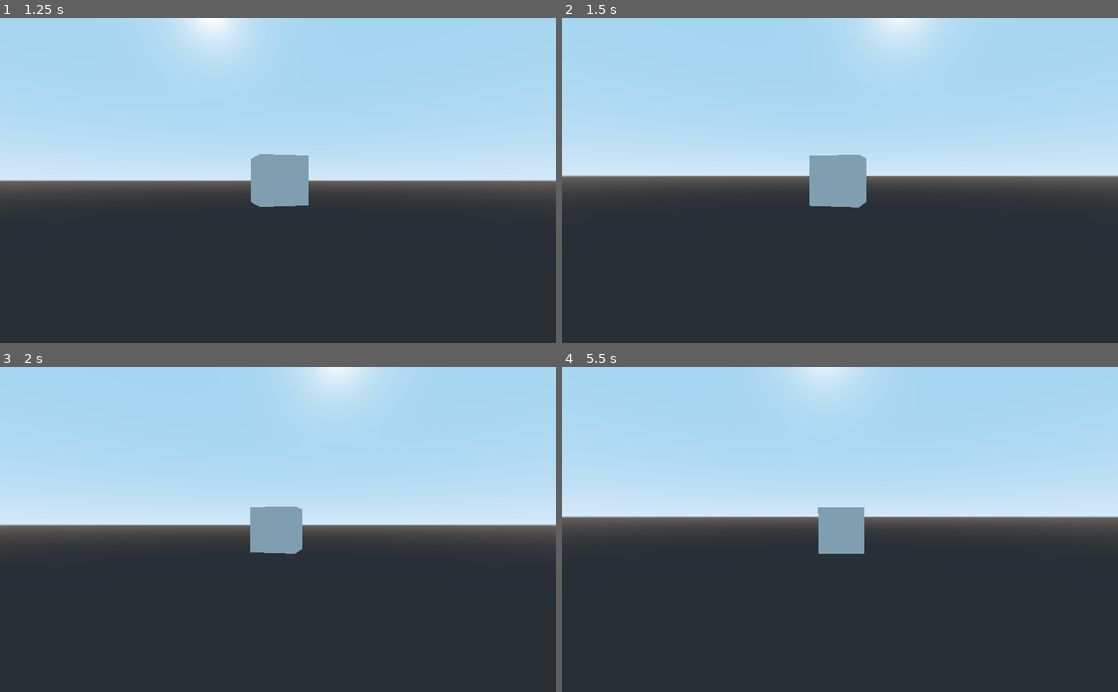
Above: before the commit, frames 1-4 (two rows, left to right).
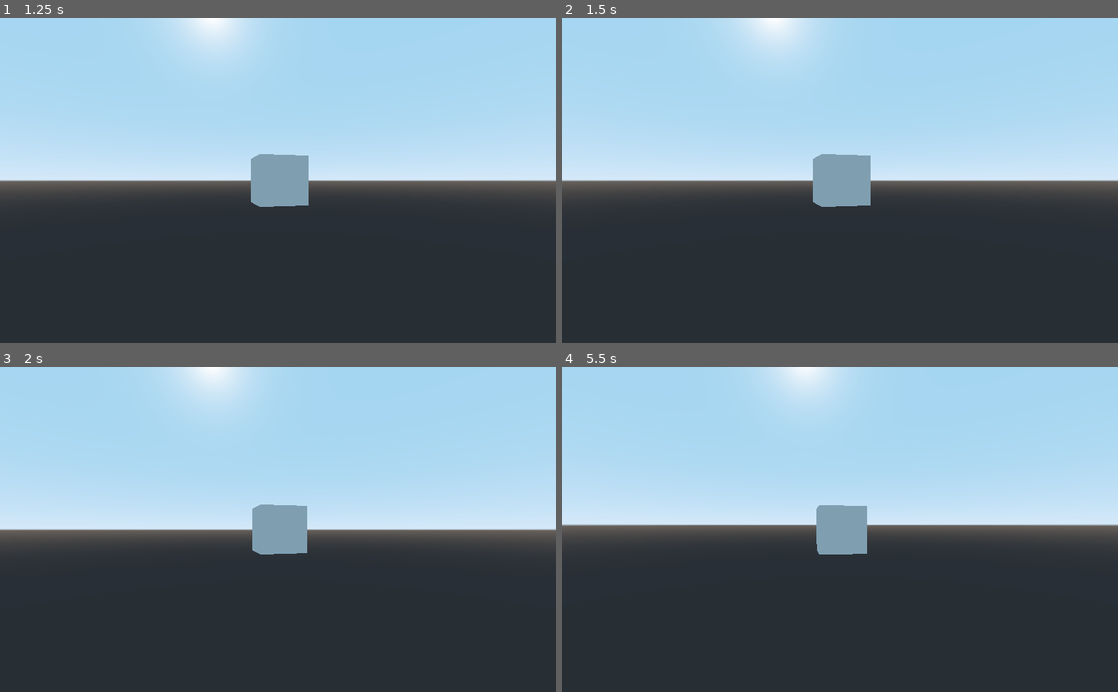
Above: after the commit, the same moments.

Repository: Zoriya/zoriya
Game: Godot game, scene res://Characters/Box.tscn
Same seed, same stepped clock (60 frames per second), same inputs: the game is played once before the commit and once after it. This scene is started directly instead of the project's main scene.
Inputs (mouse positions are in pixels of both pictures, inside the frame that each line leads up to):
- Up to frame 1 (1.25 s): tap Enter (ui_accept) at 0.5 s; move the mouse to (305, 180) at 0.52 s; hold D (move_right) from 0.53 s (still down); hold Enter (ui_accept) from 0.53 s (still down); tap Space (jump) at 0.77, 1.07 s; tap Alt (ui_cursor, bound only after the commit) at 0.8 s
- Up to frame 2 (1.5 s): move the mouse to (812, 180) at 1.27 s; release D (move_right) at 1.28 s; release Enter (ui_accept) at 1.28 s; hold S (move_back) from 1.28 s (still down); tap Alt (ui_cursor, bound only after the commit) at 1.35 s
- Up to frame 3 (2 s): keep holding S (move_back); tap Space (jump) at 1.52, 1.82 s; tap Mouse wheel up (zoom_in, bound only after the commit) at 1.55 s
- Up to frame 4 (5.5 s): tap Enter (ui_accept) at 2, 2.75, 3.5 s; move the mouse to (851, 523) at 2.02 s; release S (move_back) at 2.03 s; hold Mouse wheel up (zoom_in, bound only after the commit) 2.03-2.78 s; hold D (move_right) 2.03-3.53 s; tap Mouse wheel down (zoom_out, bound only after the commit) at 2.3, 2.85 s; move the mouse to (834, 536) at 2.77 s; tap Space (jump) at 3.02, 3.05, 3.32, 3.6, 3.77, 4.07, 4.52, 4.82 s; move the mouse to (878, 532) at 3.52 s; hold Enter (ui_accept) 3.53-4.28 s; hold A (move_left) 3.53-5.03 s; tap Escape (ui_cancel) at 4.15 s; move the mouse to (795, 526) at 4.27 s; tap W (move_front) at 4.35 s; tap Alt (ui_cursor, bound only after the commit) at 4.55 s; move the mouse to (845, 529) at 5.02 s; hold S (move_back) from 5.03 s (still down); hold Enter (ui_accept) from 5.03 s (still down); tap Mouse wheel up (zoom_in, bound only after the commit) at 5.3 s

Frame 1 is identical in both runs. In frame 2, 4.4% of the frame differs, in the area x 0-100%, y 0-59%; in frame 3, 4.4%, in the area x 0-100%, y 0-58%; in frame 4, 3.9%.

Commit message:
Add chat

Diff:
--- a/Characters/Box.gd
+++ b/Characters/Box.gd
@@ -4,7 +4,10 @@
 const GRAVITY = -80
 const JUMP_IMPULSE = 25
 
+var input_enabled := true setget set_input_enabled
+
 var _velocity: Vector3
+
 
 func _ready() -> void:
 	if is_network_master():
@@ -12,12 +15,20 @@
 	else:
 		set_physics_process(false)
 
+
 func _physics_process(delta: float) -> void:
 	_velocity = calculate_velocity(move_and_slide(_velocity, Vector3.UP), delta)
 	rpc_unreliable("update_transform", get_global_transform())
 
 
+func set_input_enabled(enabled: bool) -> void:
+	input_enabled = enabled
+
+
 func input_direction() -> Vector3:
+	if not input_enabled:
+		return Vector3.ZERO
+
 	var x_strength = Input.get_action_strength("move_right") - Input.get_action_strength("move_left")
 	var z_strength = Input.get_action_strength("move_back") - Input.get_action_strength("move_front")
 
@@ -31,7 +42,7 @@
 func calculate_velocity(old_velocity: Vector3, delta: float) -> Vector3:
 	var new_velocity: Vector3 = input_direction() * MOVE_SPEED
 	if is_on_floor():
-		new_velocity.y = JUMP_IMPULSE if Input.is_action_just_pressed("jump") else GRAVITY
+		new_velocity.y = JUMP_IMPULSE if input_enabled and Input.is_action_just_pressed("jump") else GRAVITY
 	elif not is_on_ceiling():
 		new_velocity.y = old_velocity.y + GRAVITY * delta
 	return new_velocity
--- a/Characters/SpringArm.gd
+++ b/Characters/SpringArm.gd
@@ -9,16 +9,16 @@
 
 
 func _input(event: InputEvent) -> void:
-	if Input.get_mouse_mode() != Input.MOUSE_MODE_CAPTURED:
-		return
-
-	if event is InputEventMouseMotion:
+	if event.is_action_pressed("ui_cursor"):
+		if Input.get_mouse_mode() == Input.MOUSE_MODE_CAPTURED:
+			Input.set_mouse_mode(Input.MOUSE_MODE_VISIBLE)
+		elif Input.get_mouse_mode() == Input.MOUSE_MODE_VISIBLE:
+			Input.set_mouse_mode(Input.MOUSE_MODE_CAPTURED)
+	elif event.is_action_pressed("zoom_in"):
+		spring_length += ZOOM_SPEED
+	elif event.is_action_pressed("zoom_out"):
+		spring_length -= ZOOM_SPEED
+	elif Input.get_mouse_mode() == Input.MOUSE_MODE_CAPTURED and event is InputEventMouseMotion:
 		rotation.y -= event.relative.x * ROTATION_SPEED
 		rotation.x -= event.relative.y * ROTATION_SPEED
 		rotation.x = clamp(rotation.x, -PI / 2, 0)
-	elif event is InputEventMouseButton:
-		match event.button_index:
-			BUTTON_WHEEL_UP:
-				spring_length += ZOOM_SPEED
-			BUTTON_WHEEL_DOWN:
-				spring_length -= ZOOM_SPEED
--- a/Core/Main.gd
+++ b/Core/Main.gd
@@ -12,6 +12,10 @@
 	player.set_name("Player" + str(id))
 	player.set_network_master(id)
 	player.set_translation(Vector3(0, 10, 0))
+	# warning-ignore:return_value_discarded
+	$Chat/InputField.connect("focus_entered", player, "set_input_enabled", [false])
+	# warning-ignore:return_value_discarded
+	$Chat/InputField.connect("focus_exited", player, "set_input_enabled", [true])
 	$World.add_child(player)
 
 
--- a/Core/Main.tscn
+++ b/Core/Main.tscn
@@ -1,9 +1,12 @@
-[gd_scene load_steps=3 format=2]
+[gd_scene load_steps=4 format=2]
 
 [ext_resource path="res://Core/World.tscn" type="PackedScene" id=1]
 [ext_resource path="res://Core/Main.gd" type="Script" id=2]
+[ext_resource path="res://UI/Chat.tscn" type="PackedScene" id=3]
 
 [node name="Main" type="Node"]
 script = ExtResource( 2 )
 
+[node name="Chat" parent="." instance=ExtResource( 3 )]
+
 [node name="World" parent="." instance=ExtResource( 1 )]
--- /dev/null
+++ b/UI/Chat.gd
@@ -0,0 +1,37 @@
+extends VBoxContainer
+
+
+func _ready() -> void:
+	# warning-ignore:return_value_discarded
+	get_tree().connect("network_peer_connected", self, "announce_connected")
+	# warning-ignore:return_value_discarded
+	get_tree().connect("network_peer_disconnected", self, "announce_disconnected")
+
+
+func _input(event: InputEvent) -> void:
+	if event.is_action_pressed("ui_cancel"):
+		if $InputField.has_focus():
+			Input.set_mouse_mode(Input.MOUSE_MODE_CAPTURED)
+			$InputField.release_focus()
+	elif event.is_action_pressed("ui_accept"):
+		if not $InputField.has_focus():
+			Input.set_mouse_mode(Input.MOUSE_MODE_VISIBLE)
+			$InputField.accept_event()
+			$InputField.grab_focus()
+
+
+func announce_connected(id: int) -> void:
+	$Panel/ChatWindow.bbcode_text += "\n[color=gray]%d has joined the game.[/color]" % id
+
+
+func announce_disconnected(id: int) -> void:
+	$Panel/ChatWindow.bbcode_text += "\n[color=gray]%d has left the game.[/color]" % id
+
+
+func send_message(message: String) -> void:
+	$InputField.clear()
+	rpc("print_message", get_tree().get_network_unique_id(), message)
+
+
+sync func print_message(id: int, message: String) -> void:
+	$Panel/ChatWindow.bbcode_text += "\n[color=green]%d[/color]: %s" % [id, message]
--- /dev/null
+++ b/UI/Chat.tscn
@@ -0,0 +1,48 @@
+[gd_scene load_steps=2 format=2]
+
+[ext_resource path="res://UI/Chat.gd" type="Script" id=1]
+
+[node name="Chat" type="VBoxContainer"]
+anchor_top = 1.0
+anchor_bottom = 1.0
+margin_left = 5.0
+margin_top = -125.0
+margin_right = 220.0
+margin_bottom = -5.0
+script = ExtResource( 1 )
+__meta__ = {
+"_edit_use_anchors_": false
+}
+
+[node name="Panel" type="Panel" parent="."]
+margin_right = 215.0
+margin_bottom = 92.0
+size_flags_vertical = 3
+__meta__ = {
+"_edit_use_anchors_": false
+}
+
+[node name="ChatWindow" type="RichTextLabel" parent="Panel"]
+margin_top = 4.0
+margin_right = 215.0
+margin_bottom = 92.0
+focus_mode = 2
+size_flags_vertical = 3
+bbcode_enabled = true
+scroll_following = true
+selection_enabled = true
+__meta__ = {
+"_edit_use_anchors_": false
+}
+
+[node name="InputField" type="LineEdit" parent="."]
+margin_top = 96.0
+margin_right = 215.0
+margin_bottom = 120.0
+focus_mode = 1
+caret_blink = true
+caret_blink_speed = 0.5
+__meta__ = {
+"_edit_use_anchors_": false
+}
+[connection signal="text_entered" from="InputField" to="." method="send_message"]
--- a/project.godot
+++ b/project.godot
@@ -21,6 +21,13 @@
 
 [input]
 
+ui_accept={
+"deadzone": 0.5,
+"events": [ Object(InputEventKey,"resource_local_to_scene":false,"resource_name":"","device":0,"alt":false,"shift":false,"control":false,"meta":false,"command":false,"pressed":false,"scancode":16777221,"unicode":0,"echo":false,"script":null)
+, Object(InputEventKey,"resource_local_to_scene":false,"resource_name":"","device":0,"alt":false,"shift":false,"control":false,"meta":false,"command":false,"pressed":false,"scancode":16777222,"unicode":0,"echo":false,"script":null)
+, Object(InputEventJoypadButton,"resource_local_to_scene":false,"resource_name":"","device":0,"button_index":0,"pressure":0.0,"pressed":false,"script":null)
+ ]
+}
 move_left={
 "deadzone": 0.5,
 "events": [ Object(InputEventKey,"resource_local_to_scene":false,"resource_name":"","device":0,"alt":false,"shift":false,"control":false,"meta":false,"command":false,"pressed":false,"scancode":65,"unicode":0,"echo":false,"script":null)
@@ -46,6 +53,21 @@
 "events": [ Object(InputEventKey,"resource_local_to_scene":false,"resource_name":"","device":0,"alt":false,"shift":false,"control":false,"meta":false,"command":false,"pressed":false,"scancode":83,"unicode":0,"echo":false,"script":null)
  ]
 }
+zoom_in={
+"deadzone": 0.5,
+"events": [ Object(InputEventMouseButton,"resource_local_to_scene":false,"resource_name":"","device":0,"alt":false,"shift":false,"control":false,"meta":false,"command":false,"button_mask":0,"position":Vector2( 0, 0 ),"global_position":Vector2( 0, 0 ),"factor":1.0,"button_index":4,"pressed":false,"doubleclick":false,"script":null)
+ ]
+}
+zoom_out={
+"deadzone": 0.5,
+"events": [ Object(InputEventMouseButton,"resource_local_to_scene":false,"resource_name":"","device":0,"alt":false,"shift":false,"control":false,"meta":false,"command":false,"button_mask":0,"position":Vector2( 0, 0 ),"global_position":Vector2( 0, 0 ),"factor":1.0,"button_index":5,"pressed":false,"doubleclick":false,"script":null)
+ ]
+}
+ui_cursor={
+"deadzone": 0.5,
+"events": [ Object(InputEventKey,"resource_local_to_scene":false,"resource_name":"","device":0,"alt":false,"shift":false,"control":false,"meta":false,"command":false,"pressed":false,"scancode":16777240,"unicode":0,"echo":false,"script":null)
+ ]
+}
 
 [rendering]
 
